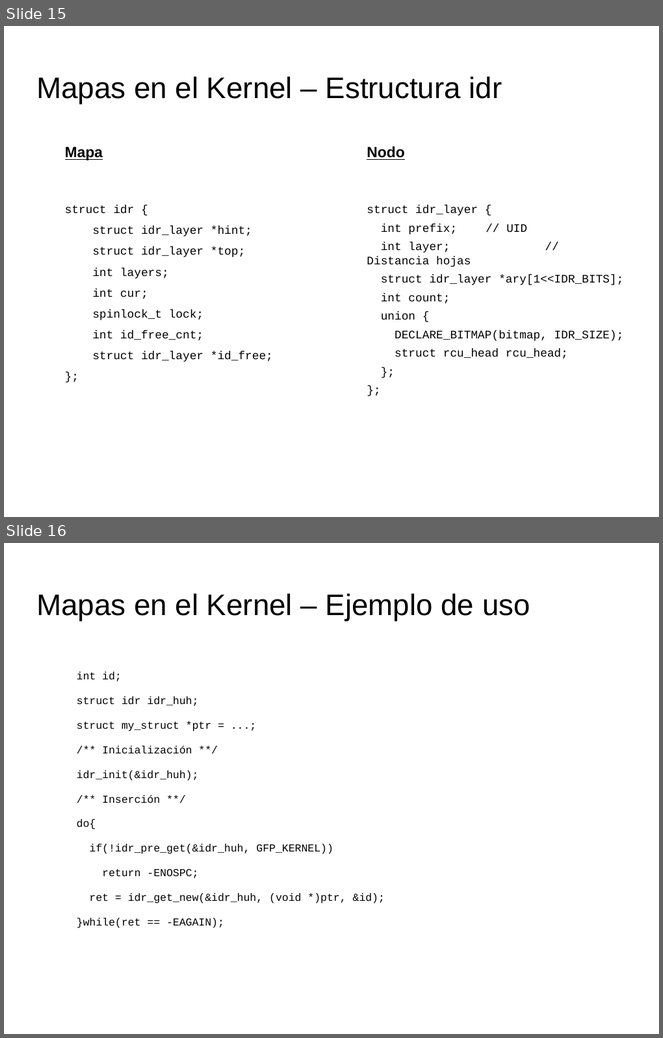
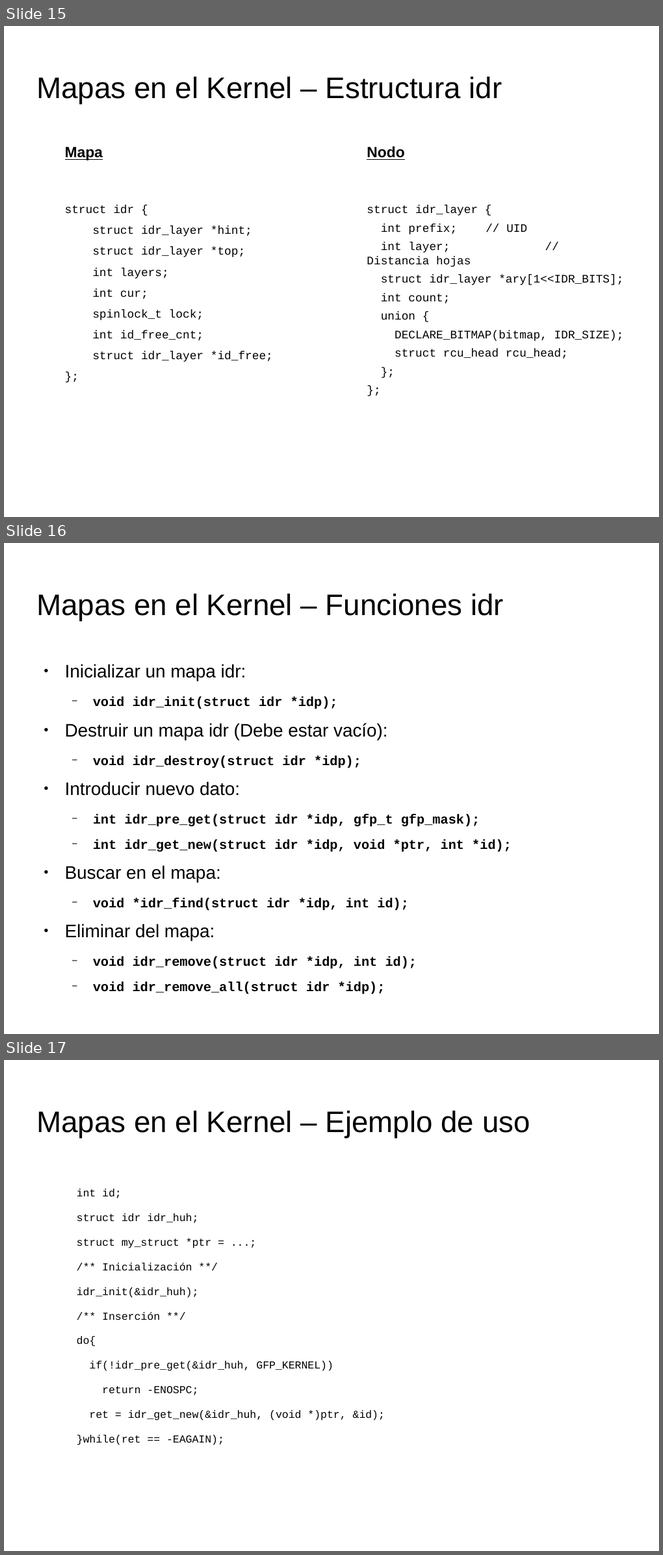
Before and after one commit to tombe85/lin, a slide deck: presentacion/EstructurasDeDatosKernelMigVersion.odp. Shown one above the other, each under a label of ours: slides 15 and 16 before the commit, slides 15, 16 and 17 after it. The pictures are 663x1038 and 663x1555 pixels, drawn with LibreOffice and Linux fonts; fonts in the diff are those of the drawing; background and template pictures are left out. Boxes give left, top, right and bottom in pixels: in the first picture for what was removed or moved away, otherwise in the second. Text is boxed around its words. In the diff, an @@ line names an element or a change of style, - is before the commit and + after.

Commit message:
Presentación: Añadidas cosas de mapas

```diff
--- a/presentacion/EstructurasDeDatosKernelMigVersion.odp
+++ b/presentacion/EstructurasDeDatosKernelMigVersion.odp
@@ slide 16 added at box(4, 543, 659, 1034), background picture (left out) @@
@@ title added at box(36, 594, 504, 622), 36 pt, text #000000 @@
+Mapas en el Kernel – Funciones idr
@@ text added at box(65, 664, 512, 995), 16 pt, text #000000, bold @@
+● Inicializar un mapa idr:
+  − void idr_init(struct idr *idp);
+● Destruir un mapa idr (Debe estar vacío):
+  − void idr_destroy(struct idr *idp);
+● Introducir nuevo dato:
+  − int idr_pre_get(struct idr *idp, gfp_t gfp_mask);
+  − int idr_get_new(struct idr *idp, void *ptr, int *id);
+● Buscar en el mapa:
+  − void *idr_find(struct idr *idp, int id);
+● Eliminar del mapa:
+  − void idr_remove(struct idr *idp, int id);
+  − void idr_remove_all(struct idr *idp);
@@ what was slide 16 is now slide 17 @@
```
Also in this commit, not shown: 3 slides changed, 3 other slides added, 1 slide removed.
